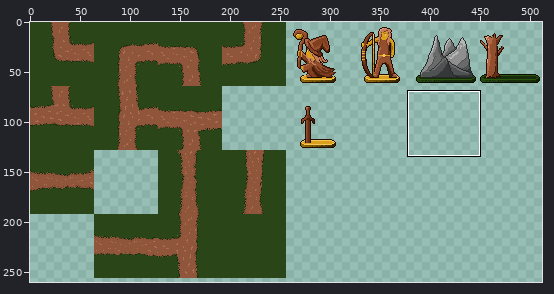
A sprite sheet gets an edit: assets/Tilesheet.png. The first picture is a wide view before the edit; the outline marks the close-up.
Close-up. Before the edit:
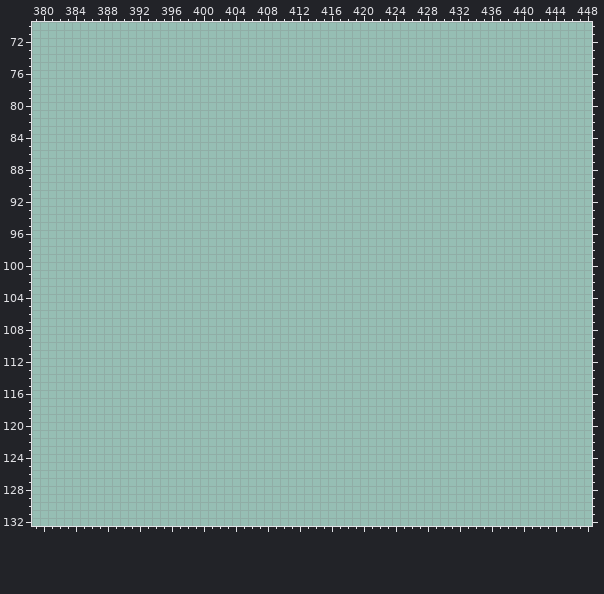
The file is 512x512 pixels. Colours within 5 levels of each other are drawn and written as one. Shown: x 379..448, y 70..132. The wide view leaves out empty margins. The commit also changed other parts of the picture, which this record leaves out.
The result:
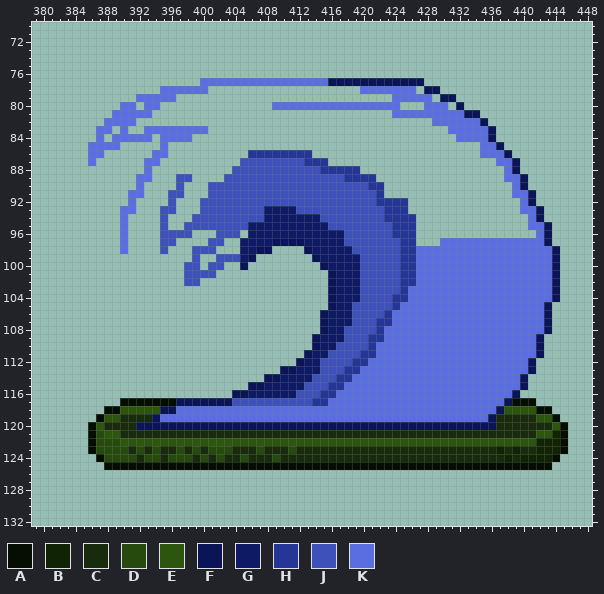
Palette (. is transparent): A #060d01  B #102302  C #192b0d  D #26490d  E #2c560e  F #0a1456  G #0e1a63  H #263697  J #3e50ba  K #5b6ee1
From old to new:
Changed rows in their new state; - is an unchanged pixel.
first column x 386:
 77 --------------KKKKKKKKKKKKKKKKFFFFFFFFFFFF------------------
 78 ---------KKKKKK-------------------KKKKKKK-FF----------------
 79 ------KKKKK---------------------------KKKKK-FF--------------
 80 ----KK-KK--------------KKKKKKKKKKKKKKKK---KKK-F-------------
 81 ---KKKKK------------------------------KKKKKKKKKFF-----------
 82 --KKKK-------------------------------------KKKKKKF----------
 83 -KK-K--KKKKKKKK------------------------------KKKKKF---------
 84 -K-KKKKK-KKKK---------------------------------KKKKF---------
 85 KKKK-----K---------------------------------------KKF--------
 86 KK------KK----------HHHHHHHH---------------------KKKF-------
 87 K------KK----------JJJJJJJJHHH---------------------KKF------
 88 -------K----------JJJJJJJJJJJHHHHH------------------KF------
 89 ------KK---JJ----JJJJJJJJJJJJJJJHHHH----------------KKF-----
 90 ------K----J---JJJJJJJJJJJJJJJJJJJJHH----------------KF-----
 91 -----KK---JJ---JJJJJJJJJJJJJJJJJJJJJH----------------KKF----
 92 -----K----J---JJJJJJJJJJJJJJJJJJJJJJHHHH--------------KF----
 93 ----KK---JJ---JJJJJJJJGGGGJJJJJJJJJJJHHH--------------KKF---
 94 ----K----J---JJJJJJJJJGGGGGGGJJJJJJJJHHHH--------------KF---
 95 ----K----J--JJJJJJJJGGGGGGGGGGJJJJJJJJHHH--------------KKF--
 96 ----K----JJJJ---JJJ-GGGGGGGGGGGGJJJJJJHHH---------------KF--
 97 ----K----JJ----JJ--GGGGFFFFGGGGGJJJJJJJHH---KKKKKKKKKKKKKF--
 98 ----K----J---JJJ---GGFF----FGGGGGJJJJJJHHKKKKKKKKKKKKKKKKKF-
 99 -------------J--JJJGF-------FGGGGGJJJJJHHKKKKKKKKKKKKKKKKKF-
100 ------------JJ-JJ--F---------FGGGGJJJJJHHKKKKKKKKKKKKKKKKKF-
101 ------------JJJJ--------------FGGGJJJJJHHKKKKKKKKKKKKKKKKKF-
102 ------------JJ----------------FGGGJJJJJHHKKKKKKKKKKKKKKKKKF-
103 ------------------------------FGGGJJJJJHKKKKKKKKKKKKKKKKKKF-
104 ------------------------------FGGGJJJJHHKKKKKKKKKKKKKKKKKKF-
105 ------------------------------FGGJJJJJHKKKKKKKKKKKKKKKKKKF--
106 -----------------------------FGGGJJJJHKKKKKKKKKKKKKKKKKKKF--
107 -----------------------------FGGGJJJHHKKKKKKKKKKKKKKKKKKKF--
108 -----------------------------FGGJJJJHKKKKKKKKKKKKKKKKKKKKF--
109 ----------------------------FGGGJJJHHKKKKKKKKKKKKKKKKKKKF---
110 ----------------------------FGGJJJJHKKKKKKKKKKKKKKKKKKKKF---
111 ---------------------------FGGJJJJHHKKKKKKKKKKKKKKKKKKKKF---
112 --------------------------FGGJJJJHHKKKKKKKKKKKKKKKKKKKKF----
113 ------------------------FFGGGJJJHHKKKKKKKKKKKKKKKKKKKKKF----
114 ----------------------FFGGGGJJJHHKKKKKKKKKKKKKKKKKKKKKF-----
115 --------------------FFGGGGGJJJHHKKKKKKKKKKKKKKKKKKKKKKF-----
116 ------------------FFGGGGGGJJJHHKKKKKKKKKKKKKKKKKKKKKKF------
117 ----AAAAAAAFFFFFFFJJJJJJJJJJHHKKKKKKKKKKKKKKKKKKKKKKFAAA----
118 --AAEEEEEFFKKKKKKKKKKKKKKKKKKKKKKKKKKKKKKKKKKKKKKKKFEEEEAA--
119 -AEECCCCFKKKKKKKKKKKKKKKKKKKKKKKKKKKKKKKKKKKKKKKKKFCCCCCEEA-
120 AECCCCFFFFFFFFFFFFFFFFFFFFFFFFFFFFFFFFFFFFFFFFFFFFFCCCCCCCEA
121 ADEECCCCCCCCCCCCCCCCCCCCCCCCCCCCCCCCCCCCCCCCCCCCCCCCCCCCEEBA
122 ADDDEEEEEEEEEEEEEEEEEEEEEEEEEEEEEEEEEEEEEEEEEEEEEEEEEEEEBBBA
123 ADDDDCDCDCCDCDCDDDCCCDCCCDCCCCCCCCCCCCCCCCCCCCCCCCCBCBCCBBBA
124 -ADDDDCDDCDDDCDCDCCDCCCDCCCCCCCCCCCCCCCCCCCCCCCCCCCCBCBBBBA-
125 --AAAAAAAAAAAAAAAAAAAAAAAAAAAAAAAAAAAAAAAAAAAAAAAAAAAAAAAA--
Pixel boxes of the changes (left, top, right, bottom) in both close-ups:
added: (88, 78, 568, 470)
